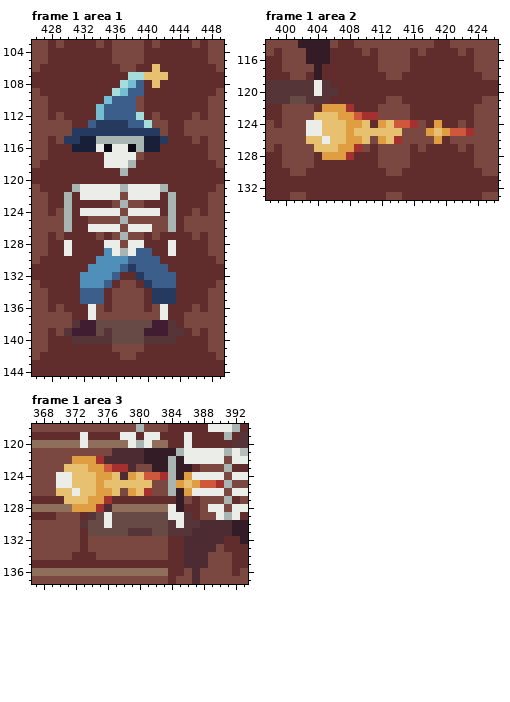
Two versions of one pixel-art file, assets/mockup.aseprite. That is the earlier state.
480x456 pixels, 2 frames. Colours within 5 levels of each other are drawn and written as one. Shown: frame 1 area 1: x 426..449, y 103..144; frame 1 area 2: x 398..426, y 114..133; frame 1 area 3: x 367..393, y 118..137. The commit also changed other frames or places, which this record leaves out.
The same view after the edit:
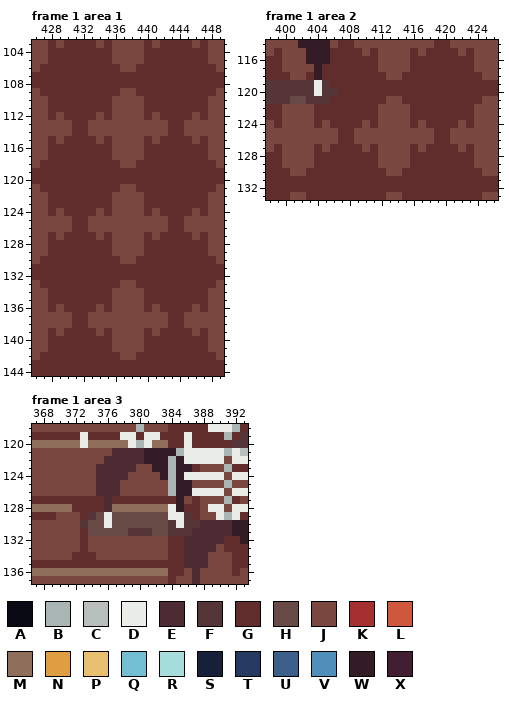
Palette (. is transparent): A #090a14  B #a8b5b2  C #b7bebc  D #ebede9  E #4d2b32  F #553537  G #602c2c  H #674945  J #7a4841  K #a53030  L #cf573c  M #8f6e5b  N #de9e41  P #e8c170  Q #73bed3  R #a4dddb  S #172038  T #253a5e  U #3c5e8b  V #4f8fba  W #341c27  X #411d31
The exact change:
layer "Layer 1" now hidden
Changed rows in their new state; - is an unchanged pixel.
Frame 1 area 1:
first column x 430:
106 -----------G---
107 --------GGGGG--
108 -------GGG-G---
109 ------GJJG-----
110 -----GJJJ------
111 ----GGJJJ------
112 ----JGJJJJ-----
113 ---JJJJJJJJ----
114 -GGJJJJJJJJJ---
115 GGGGJGJJJJGJG--
116 -GGGGGJJJJGG---
117 -----GJJJ------
118 -----GGJJ------
119 -------G-------
121 -GGGGGGJJGGGG--
122 G-GGGGJ-JJGG-G-
123 G------J-----G-
124 G-GGJGJ-JJGJ-G-
125 J------J-----G-
126 J--JJJJ-JJJ--G-
127 -------J-------
128 G----GJ-JJ---G-
129 G----GJJJJG--G-
130 ----GGGJJGGG---
131 ---GGGGGGGGGG--
132 --GGGGG--GGGGG-
133 --GGGG----GGGG-
134 --GGG------GGG-
135 --GGG------GGG-
136 ---G--------G--
137 ---J--------J--
138 -GGJJJJJJJJJJG-
139 GGGGJGJJJJGJGGG
140 -GGGGGJJJJGGGG-
Frame 1 area 2:
first column x 403:
122 --GGGG---------------
123 -GGGGGGGG------------
124 JGJGGGGJ-JJJJG--G----
125 JJJJGGJJJJJJ---JGGJJJ
126 JJJJGGJJ-JJJ----G----
127 -GJGGGG--------------
128 --GGGG---------------
Frame 1 area 3:
first column x 370:
122 --JJJJ---------------
123 -JJJJEEEE------------
124 JJJJJEEE-JJJJW--D----
125 JJJJJEEEJJJJ---WWJJJJ
126 JJJJJEEE-JJJ----W----
127 -GGGGGE--------------
128 --GGGG---------------
Where, in picture pixels (left, top, right, bottom), the same in both pictures:
changed: (64, 64, 184, 344)
changed: (306, 104, 474, 160)
changed: (56, 456, 224, 512)
